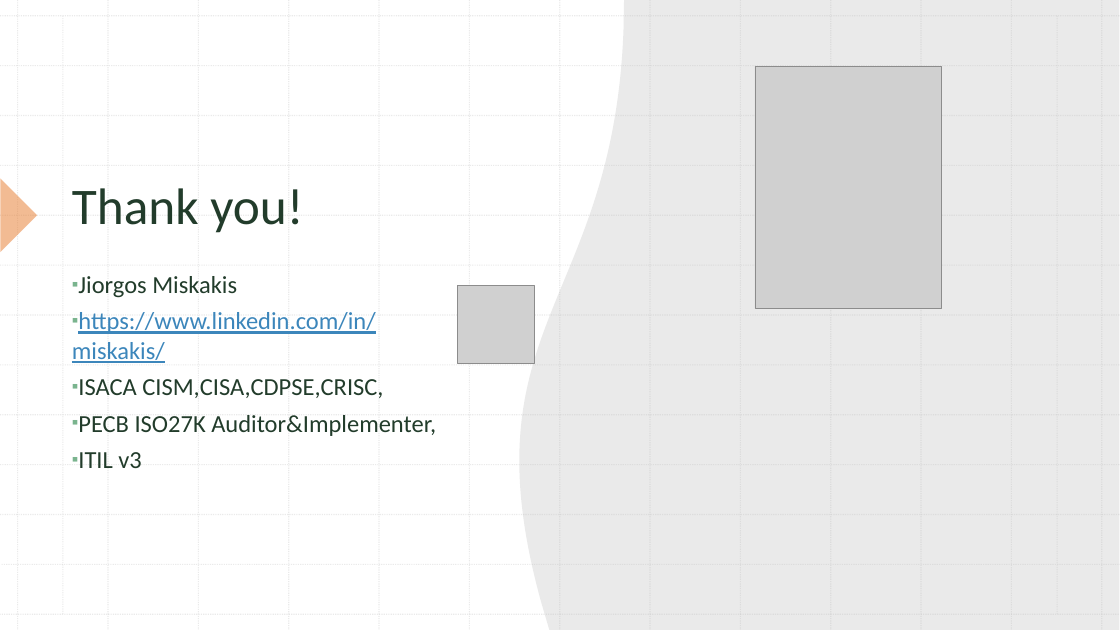
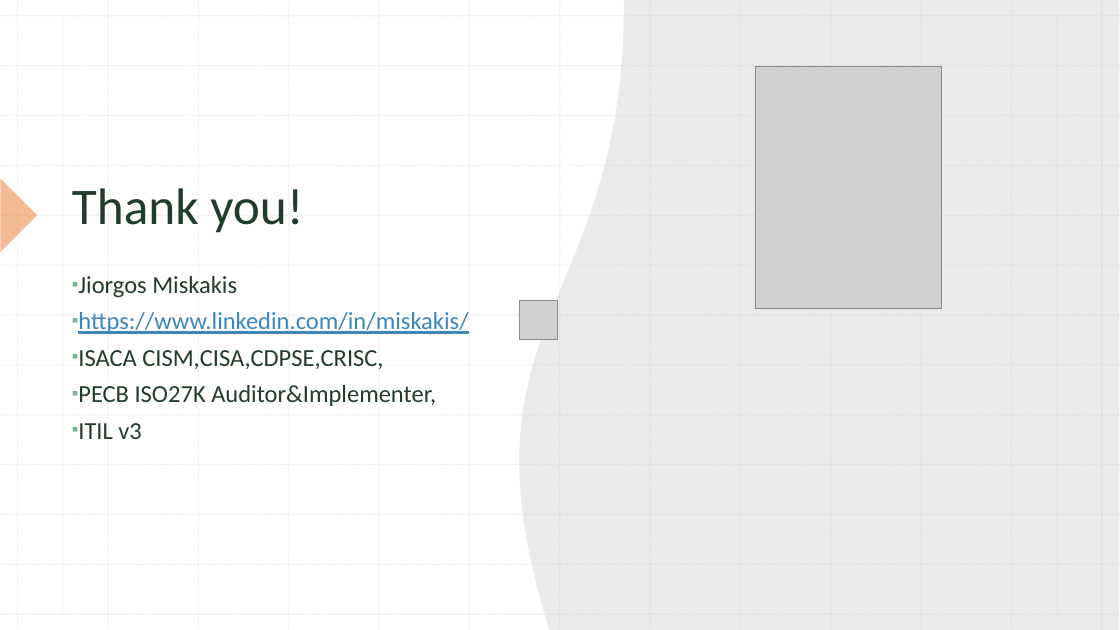
Before and after one commit to misge-dotcom/LSZ_2025, a slide deck: slide 14 of Cyber Risk from Theory to Practice LSZ2025.pptx. Drawn at 1120x630 pixels with LibreOffice and Linux fonts; fonts in the diff are those of the drawing; grey boxes stand for pictures. Boxes give left, top, right and bottom in pixels: in the first picture for what was removed or moved away, otherwise in the second. Text is boxed around its words. In the diff, an @@ line names an element or a change of style, - is before the commit and + after.

```diff
--- a/Cyber Risk from Theory to Practice LSZ2025.pptx
+++ b/Cyber Risk from Theory to Practice LSZ2025.pptx
@@ text "Jiorgos Miskakis" rewrapped from (72,276,436,468) to (78,276,468,439) @@
@@ picture: place and size @@
-picture at (458,286,535,363)
+picture at (519,300,558,339)
```
Also in this commit, not shown: 1 other slide changed.
